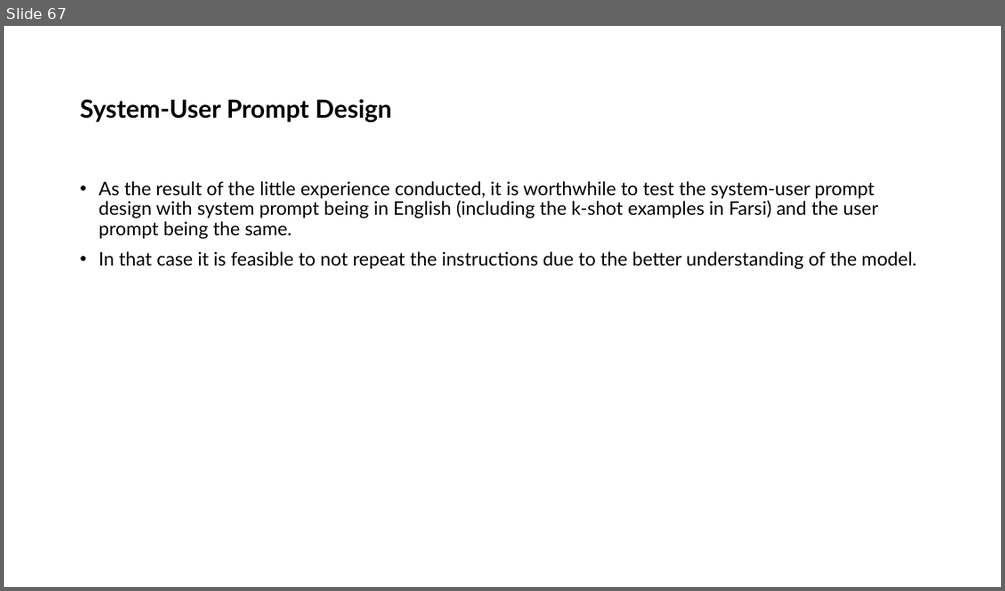
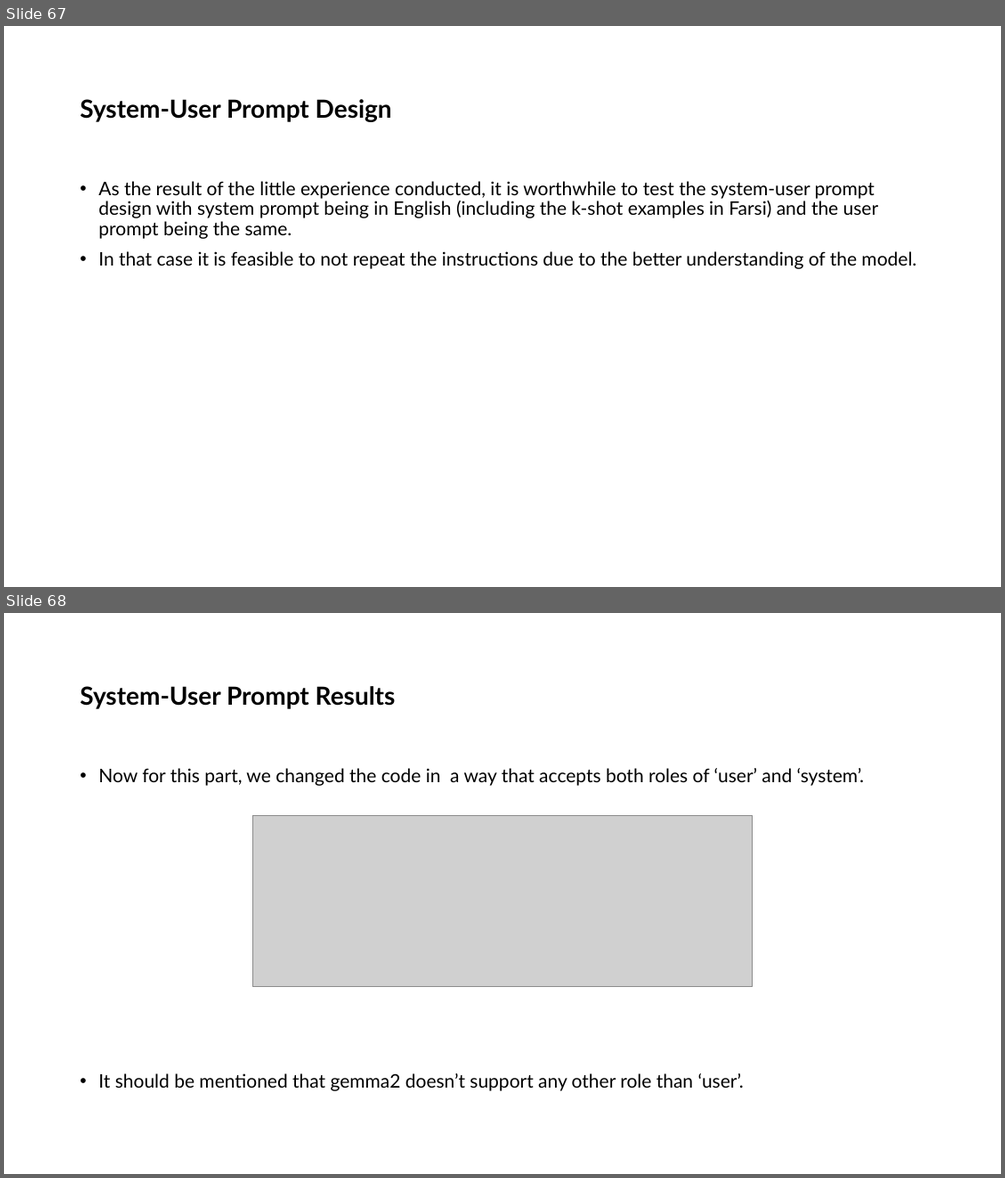
Before and after one commit to ShayanSalehi81/BachelorProject, a slide deck: Slides/Symbol Tuning.pptx. Shown one above the other, each under a label of ours: slide 67 before the commit, slides 67 and 68 after it. The pictures are 1005x591 and 1005x1178 pixels, drawn with LibreOffice and Linux fonts; fonts in the diff are those of the drawing; grey boxes stand for pictures. Boxes give left, top, right and bottom in pixels: in the first picture for what was removed or moved away, otherwise in the second. Text is boxed around its words. In the diff, an @@ line names an element or a change of style, - is before the commit and + after.

```diff
--- a/Slides/Symbol Tuning.pptx
+++ b/Slides/Symbol Tuning.pptx
@@ slide 68 added at (x1=4, y1=613, x2=1001, y2=1174), background #FFFFFF @@
@@ title added at (x1=80, y1=686, x2=396, y2=709), 24 pt, text #000000, bold @@
+System-User Prompt Results
@@ text added at (x1=98, y1=768, x2=864, y2=1091), 18 pt, text #000000 @@
+• Now for this part, we changed the code in a way that accepts both roles of ‘user’ and ‘system’.
+• It should be mentioned that gemma2 doesn’t support any other role than ‘user’.
@@ picture added at (x1=253, y1=816, x2=752, y2=987) @@
```
Also in this commit, not shown: 4 other slides added, 1 other file.
